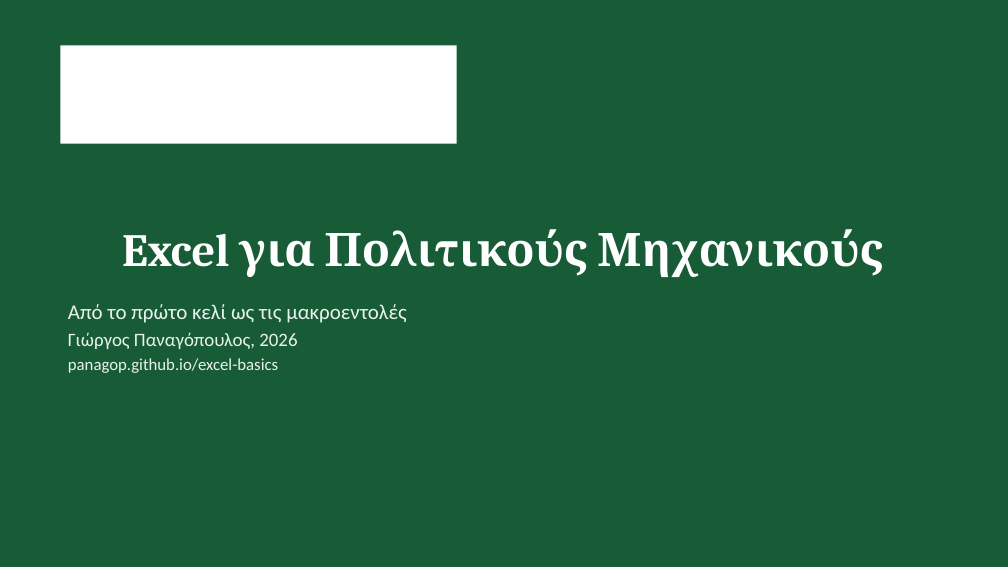
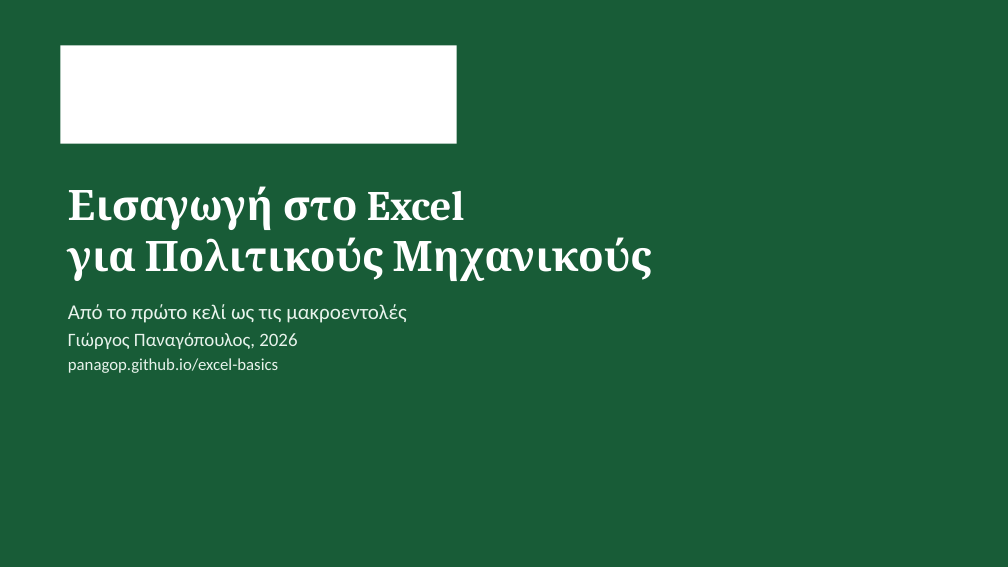
Before and after one commit to panagop/excel-basics, a slide deck: slide 1 of presentation/excel-civil-engineers.pptx. Drawn at 1008x567 pixels with LibreOffice and Linux fonts; fonts in the diff are those of the drawing; background and template pictures are left out. Boxes give left, top, right and bottom in pixels: in the first picture for what was removed or moved away, otherwise in the second. Text is boxed around its words. In the diff, an @@ line names an element or a change of style, - is before the commit and + after.

```diff
--- a/presentation/excel-civil-engineers.pptx
+++ b/presentation/excel-civil-engineers.pptx
@@ title at bbox=[68, 186, 652, 281]: text changed; size 44 to 40 pt @@
-Excel για Πολιτικούς Μηχανικούς
+Εισαγωγή στο Excel
+για Πολιτικούς Μηχανικούς
```
Also in this commit, not shown: 28 other slides changed, 47 other files.
